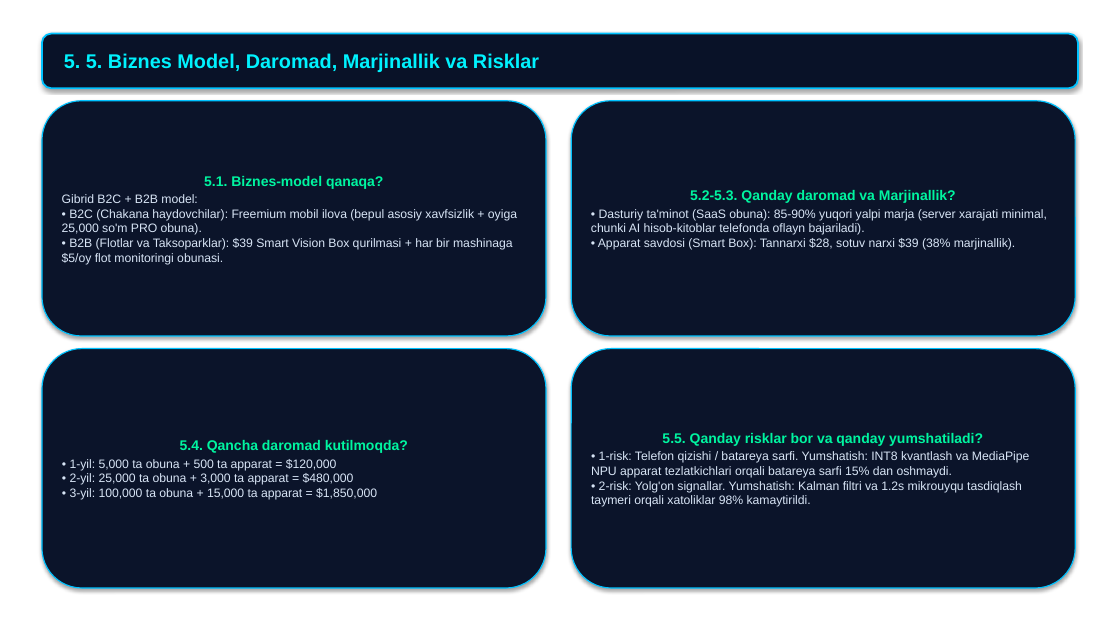
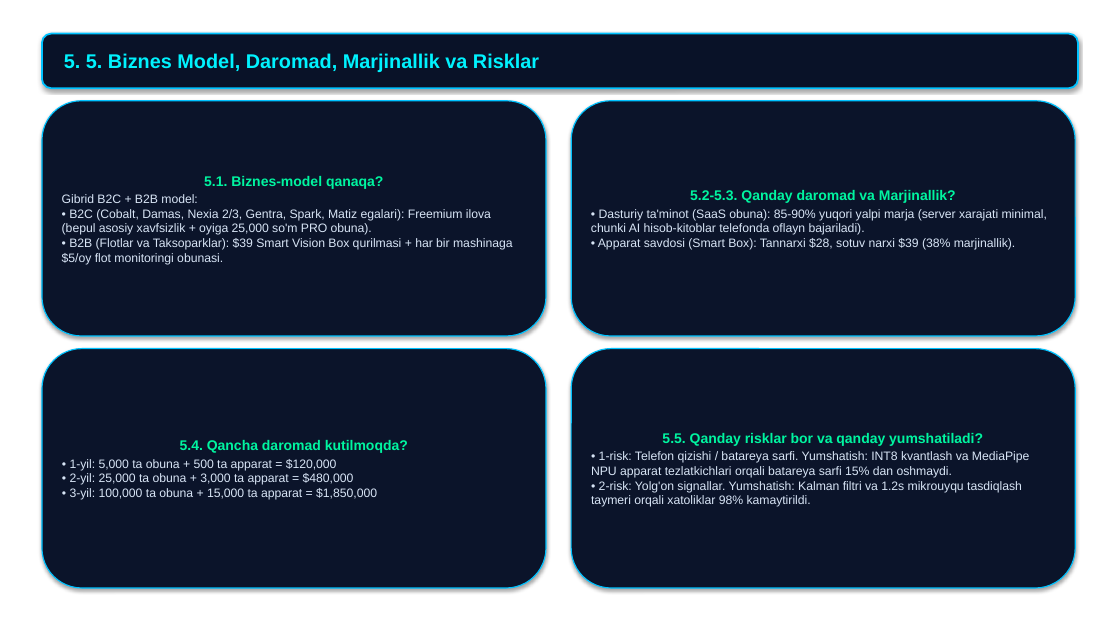
Before and after one commit to abdukamolismoilov5-dotcom/hamroh-ai, a slide deck: slide 8 of docs/presentations/1_HamrohAI_Canva_Shablon_Taqdimot_7000$.pptx. Drawn at 1120x630 pixels with LibreOffice and Linux fonts; fonts in the diff are those of the drawing; background and template pictures are left out. Boxes give left, top, right and bottom in pixels: in the first picture for what was removed or moved away, otherwise in the second. Text is boxed around its words. In the diff, an @@ line names an element or a change of style, - is before the commit and + after.

Commit message:
docs: separate vehicle models (Spark, Matiz, Nexia 2/3, Cobalt, Damas) in slides and 3-min pitch speech

```diff
--- a/docs/presentations/1_HamrohAI_Canva_Shablon_Taqdimot_7000$.pptx
+++ b/docs/presentations/1_HamrohAI_Canva_Shablon_Taqdimot_7000$.pptx
@@ text in rounded rectangle at (62, 194, 513, 265): text changed @@
-Gibrid B2C + B2B model:
-• B2C (Chakana haydovchilar): Freemium mobil ilova (bepul asosiy xavfsizlik + oyiga 25,000 so'm PRO obuna).
-• B2B (Flotlar va Taksoparklar): $39 Smart Vision Box qurilmasi + har bir mashinaga $5/oy flot monitoringi obunasi.
+Gibrid B2C + B2B model:
+• B2C (Cobalt, Damas, Nexia 2/3, Gentra, Spark, Matiz egalari): Freemium ilova (bepul asosiy xavfsizlik + oyiga 25,000 so'm PRO obuna).
+• B2B (Flotlar va Taksoparklar): $39 Smart Vision Box qurilmasi + har bir mashinaga $5/oy flot monitoringi obunasi.
```
Also in this commit, not shown: 4 other slides changed, 2 other files.
